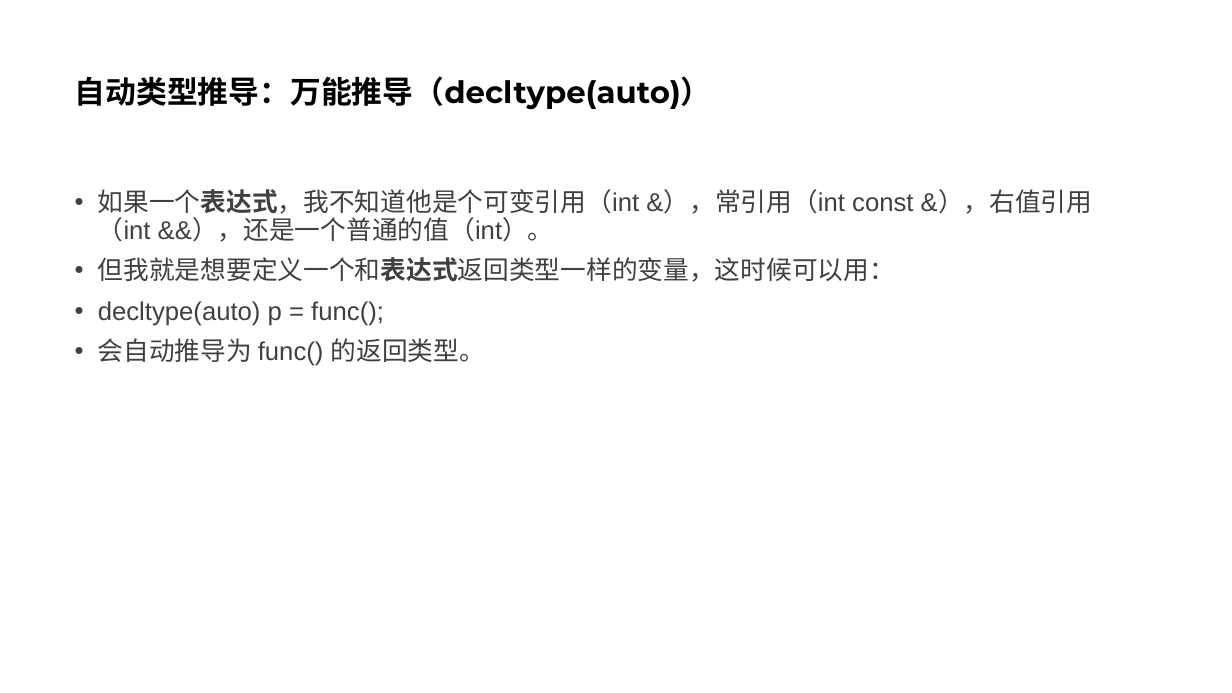
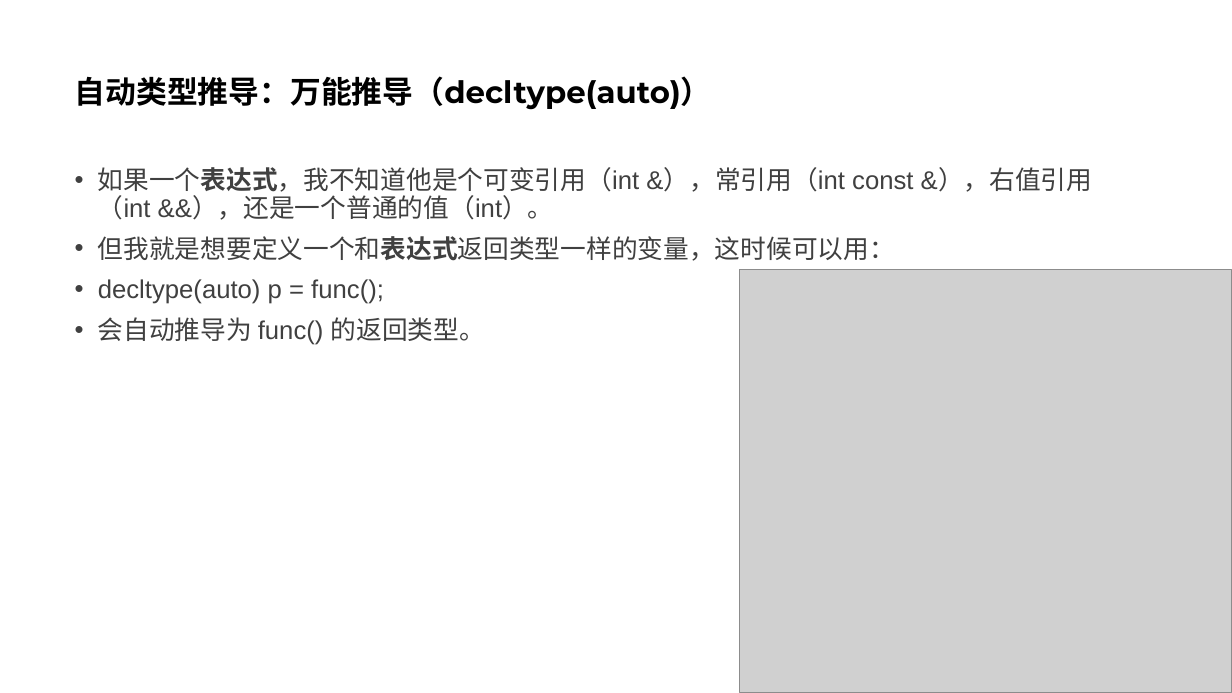
Before and after one commit to parallel101/course, a slide deck: slide 15 of 03/slides.pptx. Drawn at 1232x693 pixels with LibreOffice and Linux fonts; fonts in the diff are those of the drawing; grey boxes stand for pictures. Boxes give left, top, right and bottom in pixels: in the first picture for what was removed or moved away, otherwise in the second. Text is boxed around its words. In the diff, an @@ line names an element or a change of style, - is before the commit and + after.

```diff
--- a/03/slides.pptx
+++ b/03/slides.pptx
@@ text "如果一个表达式，我不知道他是个可变引用（int &），常引用（int const &），右值引用（int &&），还是一 ...": place and size @@
-text "如果一个表达式，我不知道他是个可变引用（int &），常引用（int const &），右值引用（int &&），还是一 ..." at (98, 189, 1093, 366)
+text "如果一个表达式，我不知道他是个可变引用（int &），常引用（int const &），右值引用（int &&），还是一 ..." at (98, 167, 1093, 345)
@@ picture added at (740, 269, 1232, 693) @@
```
Also in this commit, not shown: 2 other slides changed, 4 other files.
